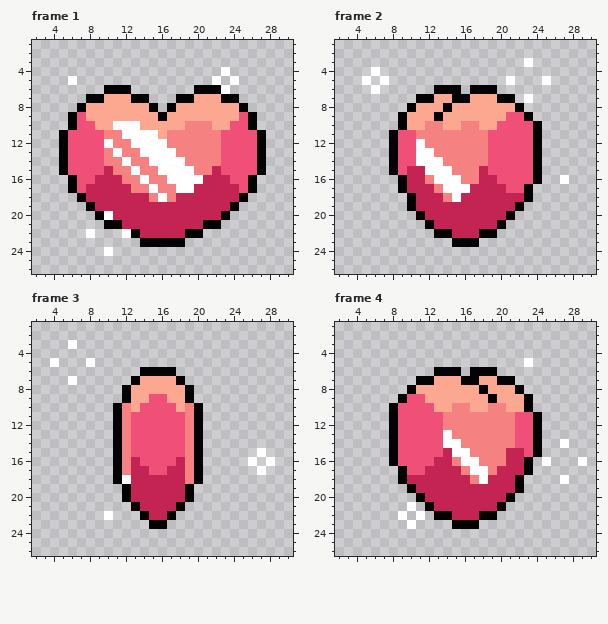
Pixel-art file -- graphics/hp_drop.aseprite. The picture above was drawn from the file before the commit.
32x32 pixels, 8 frames. Shown: frame 1: x 2..30, y 1..26; frame 2: x 2..30, y 1..26; frame 3: x 2..30, y 1..26; frame 4: x 2..30, y 1..26. The commit also changed other frames, which this record leaves out.
New version:
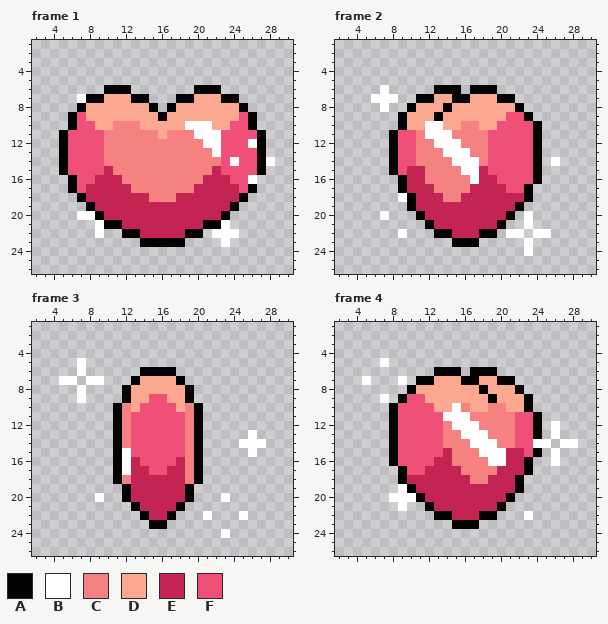
Palette (. is transparent): A #030303  B #ffffff  C #f68181  D #fca790  E #c32454  F #f04f78
The edit:
Frame 1:
Colour B becomes colour A in row 22 at x 12.
The author put colour B in row 7 at x 7; in row 14 at x 28; in row 20 at x 7 to 8; in row 21 at x 9 and 23; in row 22 at x 9 and 22 to 24; in row 23 at x 23.
Colour A becomes colour B in row 16 at x 26.
Colour C becomes colour B in row 10 at x 19 to 21; in row 11 at x 20 to 22; in row 12 at x 21 to 22; in row 13 at x 22.
Colour F becomes colour B in row 12 at x 26; in row 14 at x 24.
Colour B becomes colour C in row 10 at x 11 to 13; in row 11 at x 12 to 15; in row 12 at x 10 and 13 to 16; in row 13 at x 11 and 14 to 17; in row 14 at x 12 and 15 to 18; in row 15 at x 13 and 16 to 19.
Colour B becomes colour C in row 16 at x 14 and 17 to 20; in row 17 at x 15 and 18 to 19; in row 18 at x 16.
Colour B becomes colour E in row 20 at x 10.
Colour B is gone in row 4 at x 23; in row 5 at x 6, 22 and 24; in row 6 at x 23; in row 22 at x 8; in row 24 at x 10.
Frame 2:
The author put colour B in row 6 at x 7; in row 7 at x 6 to 8; in row 8 at x 7; in row 14 at x 26; in row 18 at x 9; in row 20 at x 7 and 23.
The author put colour B in row 21 at x 23; in row 22 at x 9, 21 to 22 and 24 to 25; in rows 23 to 24 at x 23.
Colour C becomes colour B in row 10 at x 12 to 13; in row 11 at x 12 to 14; in row 12 at x 13 to 15; in row 13 at x 14 to 16; in row 14 at x 15 to 17; in row 15 at x 16 to 17.
Colour C becomes colour B in row 16 at x 17.
Colour B becomes colour C in row 12 at x 11; in row 13 at x 11 to 12; in row 14 at x 11 to 13; in row 15 at x 12 to 14; in row 16 at x 13 to 15; in row 17 at x 14 to 16.
Colour B becomes colour C in row 18 at x 15.
Colour B is gone in row 3 at x 23; in row 4 at x 6; in row 5 at x 5, 7, 21 and 25; in row 6 at x 6; in row 7 at x 23; in row 16 at x 27.
Frame 3:
The author put colour B in rows 5 to 6 at x 7; in row 7 at x 5 and 8 to 9; in rows 8 to 9 at x 7; in row 13 at x 26; in row 14 at x 25 to 27; in row 15 at x 26.
The author put colour B in row 20 at x 9 and 23; in row 22 at x 21 and 25; in row 24 at x 23.
Colour C becomes colour B in rows 15 to 17 at x 12.
Colour B becomes colour C in row 18 at x 12.
Colour B is gone in row 3 at x 6; in row 5 at x 4 and 8; in row 15 at x 27; in row 16 at x 26 and 28; in row 17 at x 27; in row 22 at x 10.
Frame 4:
The author put colour B in row 5 at x 7; in row 7 at x 5 and 9; in row 9 at x 7; in rows 12 to 13 at x 26; in row 14 at x 25 and 28; in rows 15 to 16 at x 26.
The author put colour B in row 19 at x 9; in row 20 at x 8 to 10; in row 21 at x 9; in row 22 at x 23.
Colour A becomes colour B in row 14 at x 24.
Colour C becomes colour B in row 10 at x 15; in row 11 at x 14 to 16; in row 12 at x 15 to 17; in row 13 at x 16 to 18; in row 14 at x 17 to 19; in row 15 at x 18 to 20.
Colour C becomes colour B in row 16 at x 19 to 20.
Colour B becomes colour C in row 13 at x 14; in row 14 at x 14 to 15; in row 15 at x 15 to 16; in row 16 at x 16 to 17; in row 17 at x 17 to 18; in row 18 at x 18.
Colour B is gone in row 5 at x 23; in row 16 at x 25 and 29; in row 18 at x 27; in row 21 at x 10; in row 22 at x 9 and 11; in row 23 at x 10.
